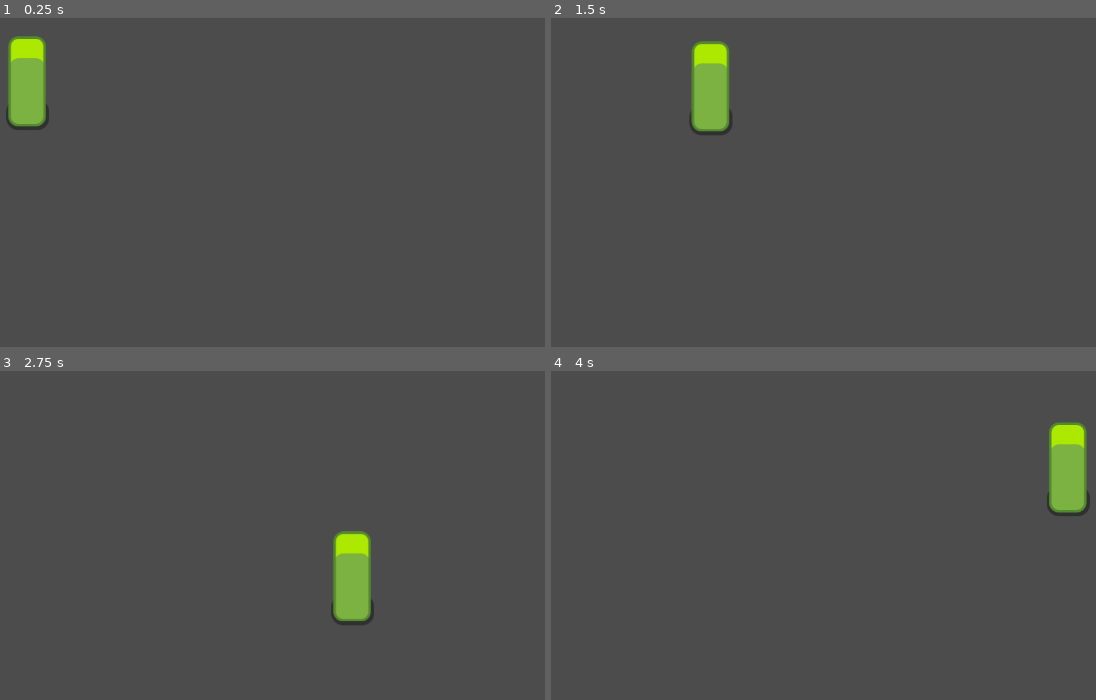
Above: before the commit, frames 1-4 (two rows, left to right).
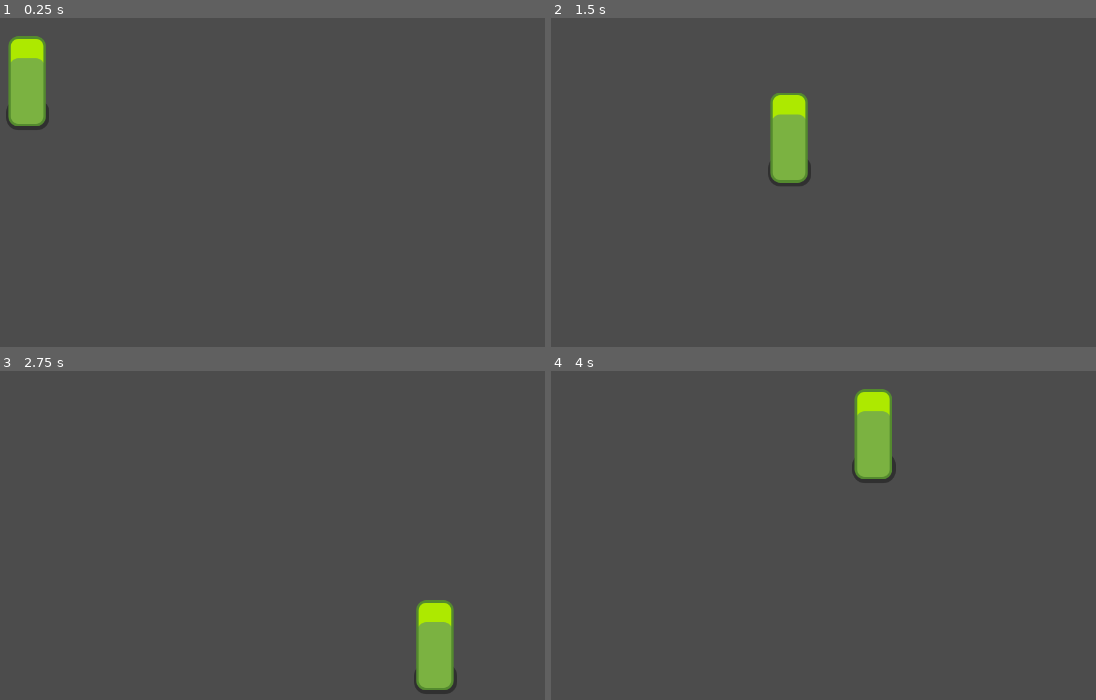
Above: after the commit, the same moments.

Repository: xkexp/xkexp.godot
Game: Godot game, scene res://01-movement/movement.tscn
Two runs of this game, one before a commit and one after it. Both use one fixed random seed, a clock stepped at 60 frames per second and the inputs below.
Inputs:
- Up to frame 1 (0.25 s): no input
- Up to frame 2 (1.5 s): tap Enter at 0.5 s; hold Right (ui_right) 0.53-1.28 s; hold Down (ui_down) from 1.28 s (still down)
- Up to frame 3 (2.75 s): release Down (ui_down) at 2.03 s; hold Right (ui_right) from 2.03 s (still down)
- Up to frame 4 (4 s): release Right (ui_right) at 2.78 s; hold Up (ui_up) 2.78-3.53 s; hold Left (ui_left) from 3.53 s (still down)

The runs differ from the first frame. In frame 1, less than 0.1% of the frame differs, in the area x 3-7%, y 32-34%; in frame 2, 3.9%; in frame 3, 4.0%; in frame 4, 4.0%, in the area x 55-99%, y 5-45%.

Commit message:
Up: simple move
手感已经不错了

Diff:
--- a/arpg/01-movement/player.gd
+++ b/arpg/01-movement/player.gd
@@ -12,13 +12,8 @@
 
 func _physics_process(delta):
 	var input_direction = _get_input_direction()
-	var acceleration = ACCELERATION * delta
-	# 无操作
-	if input_direction != Vector2.ZERO:
-		velocity = velocity.move_toward(input_direction * MAX_SPEED, acceleration)
-	else:
-		velocity = velocity.move_toward(Vector2.ZERO, acceleration)
-	velocity = move_and_slide(velocity)
+	velocity = input_direction * MAX_SPEED
+	move_and_slide(velocity)
 
 
 func _get_input_direction() -> Vector2:
--- a/arpg/project.godot
+++ b/arpg/project.godot
@@ -18,6 +18,10 @@
 
 window/size/width=1280
 window/size/height=720
+window/size/test_width=640
+window/size/test_height=360
+window/stretch/mode="2d"
+window/stretch/aspect="expand"
 
 [physics]
 
